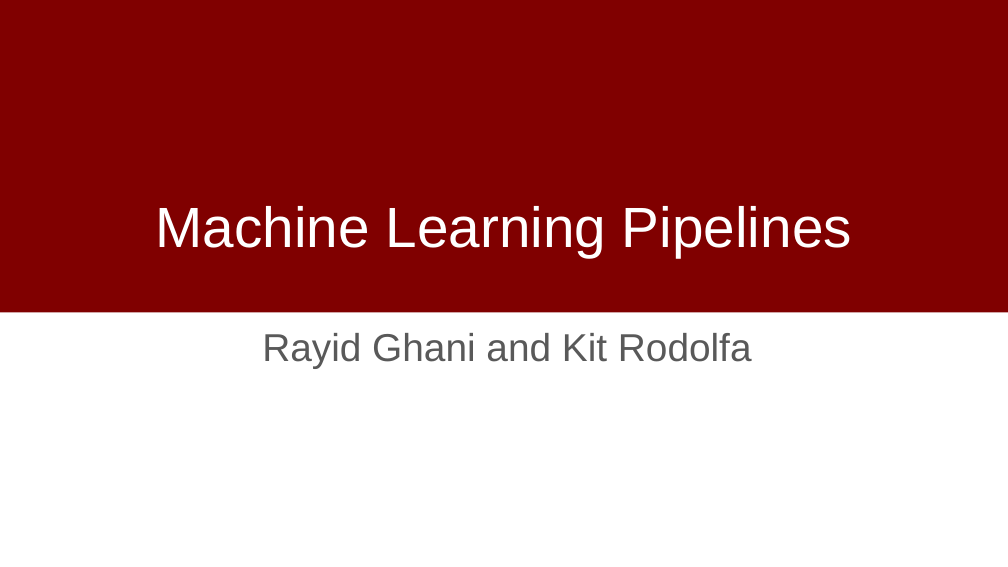
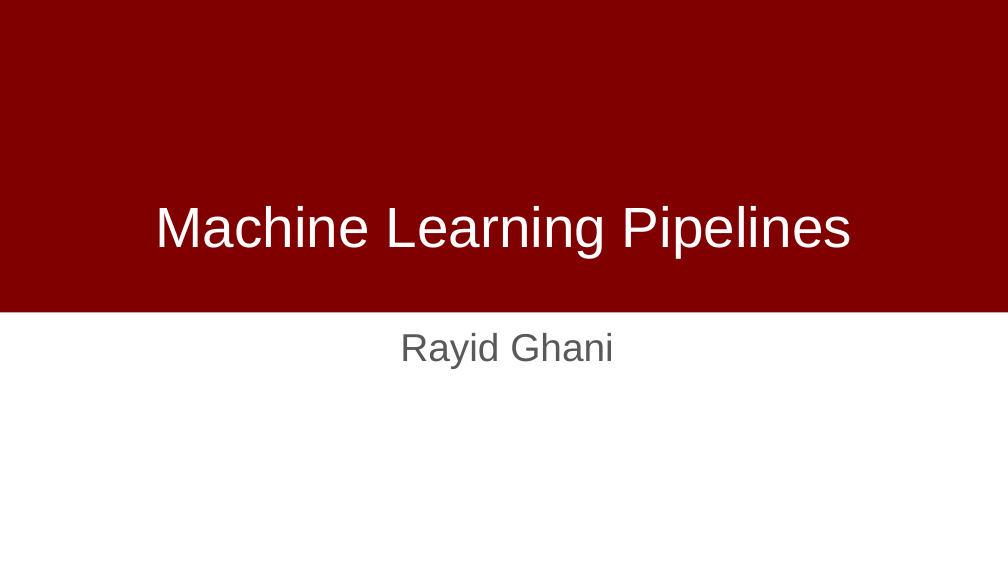
Before and after one commit to dssg/mlforpublicpolicylab, a slide deck: slide 1 of Lectures/09-Machine-Learning-Pipelines.pptx. Drawn at 1008x567 pixels with LibreOffice and Linux fonts; fonts in the diff are those of the drawing; background and template pictures are left out. Boxes give left, top, right and bottom in pixels: in the first picture for what was removed or moved away, otherwise in the second. Text is boxed around its words. In the diff, an @@ line names an element or a change of style, - is before the commit and + after.

```diff
--- a/Lectures/09-Machine-Learning-Pipelines.pptx
+++ b/Lectures/09-Machine-Learning-Pipelines.pptx
@@ subtitle at [400, 333, 614, 368]: text changed @@
-Rayid Ghani and Kit Rodolfa
+Rayid Ghani
```
Also in this commit, not shown: 3 other slides changed, 10 slides removed, 1 other file.
